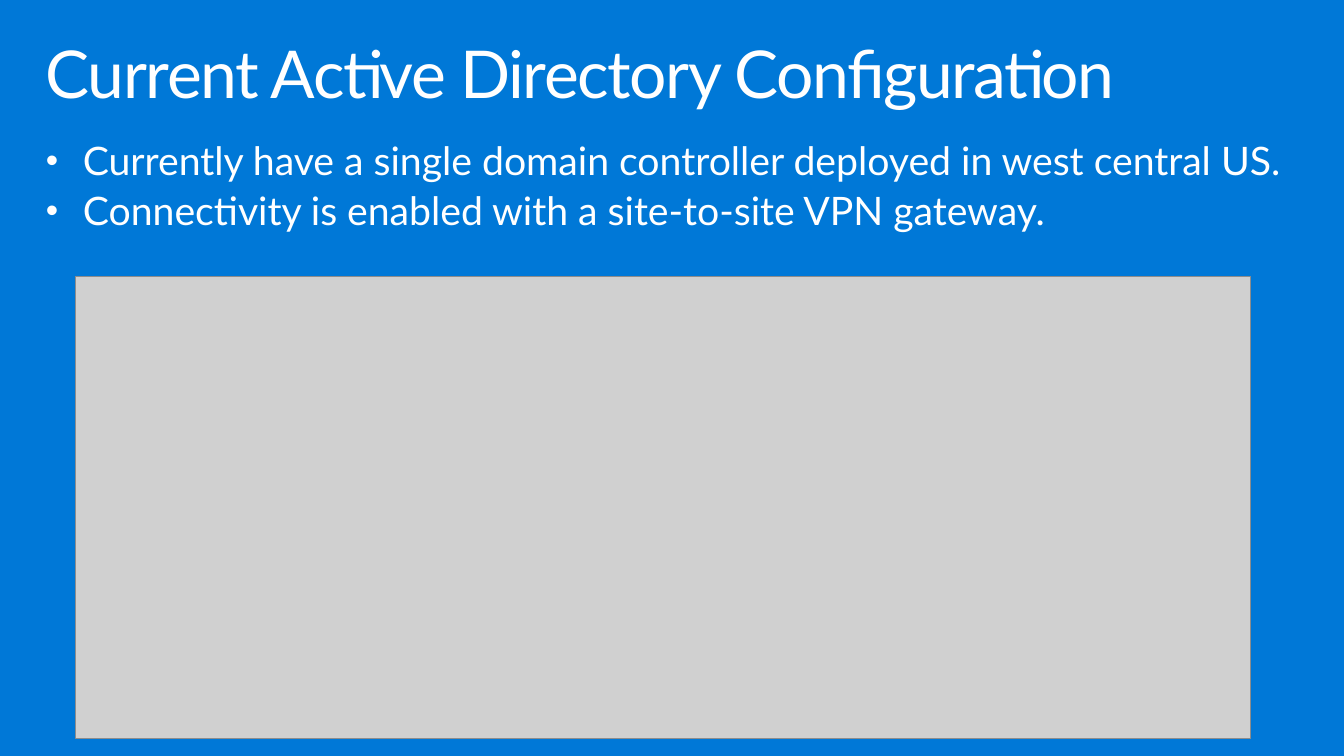
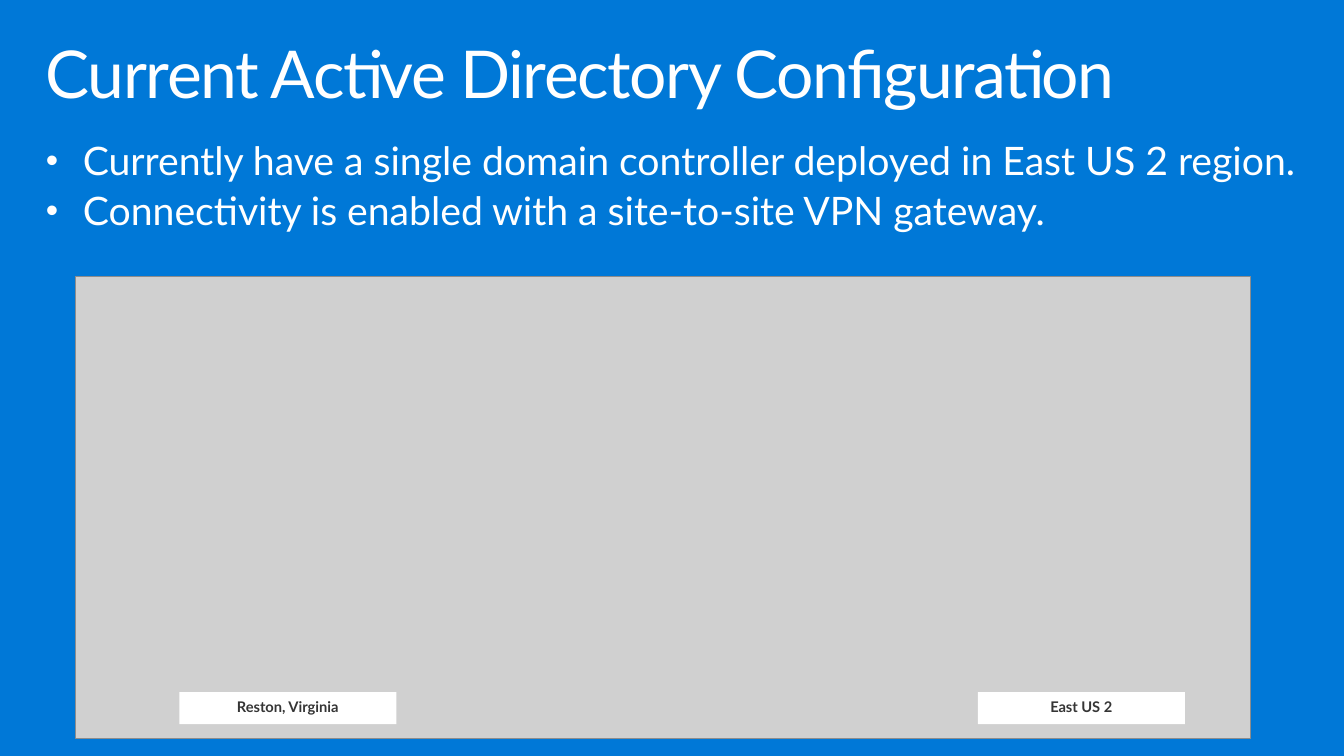
Before and after one commit to microsoft/MCW-Building-a-resilient-IaaS-architecture, a slide deck: slide 9 of Whiteboard design session/WDS trainer presentation - Building a resilient IaaS architecture.pptx. Drawn at 1344x756 pixels with LibreOffice and Linux fonts; fonts in the diff are those of the drawing; grey boxes stand for pictures. Boxes give left, top, right and bottom in pixels: in the first picture for what was removed or moved away, otherwise in the second. Text is boxed around its words. In the diff, an @@ line names an element or a change of style, - is before the commit and + after.

Commit message:
Updated WDS
Updated WDS to reflect new operating locations and Azure regions for Contoso to accomodated the HOL

```diff
--- a/Whiteboard design session/WDS trainer presentation - Building a resilient IaaS architecture.pptx
+++ b/Whiteboard design session/WDS trainer presentation - Building a resilient IaaS architecture.pptx
@@ text at (83,146,1295,182): text changed @@
-• Currently have a single domain controller deployed in west central US.
+• Currently have a single domain controller deployed in East US 2 region.
@@ rectangle added at (179,693,396,725), fill #FFFFFF, 10.5 pt, text #353535, bold @@
+Reston, Virginia
@@ rectangle added at (978,693,1185,725), fill #FFFFFF, 10.5 pt, text #353535, bold @@
+East US 2
```
Also in this commit, not shown: 9 other slides changed, 7 other files.
